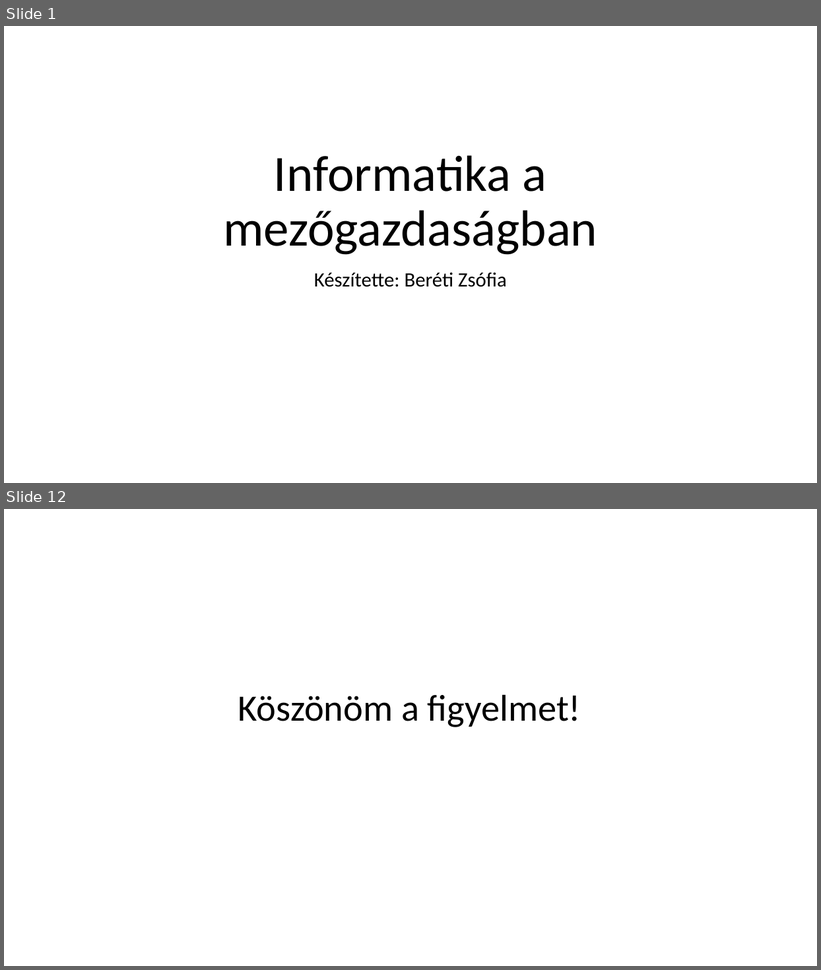
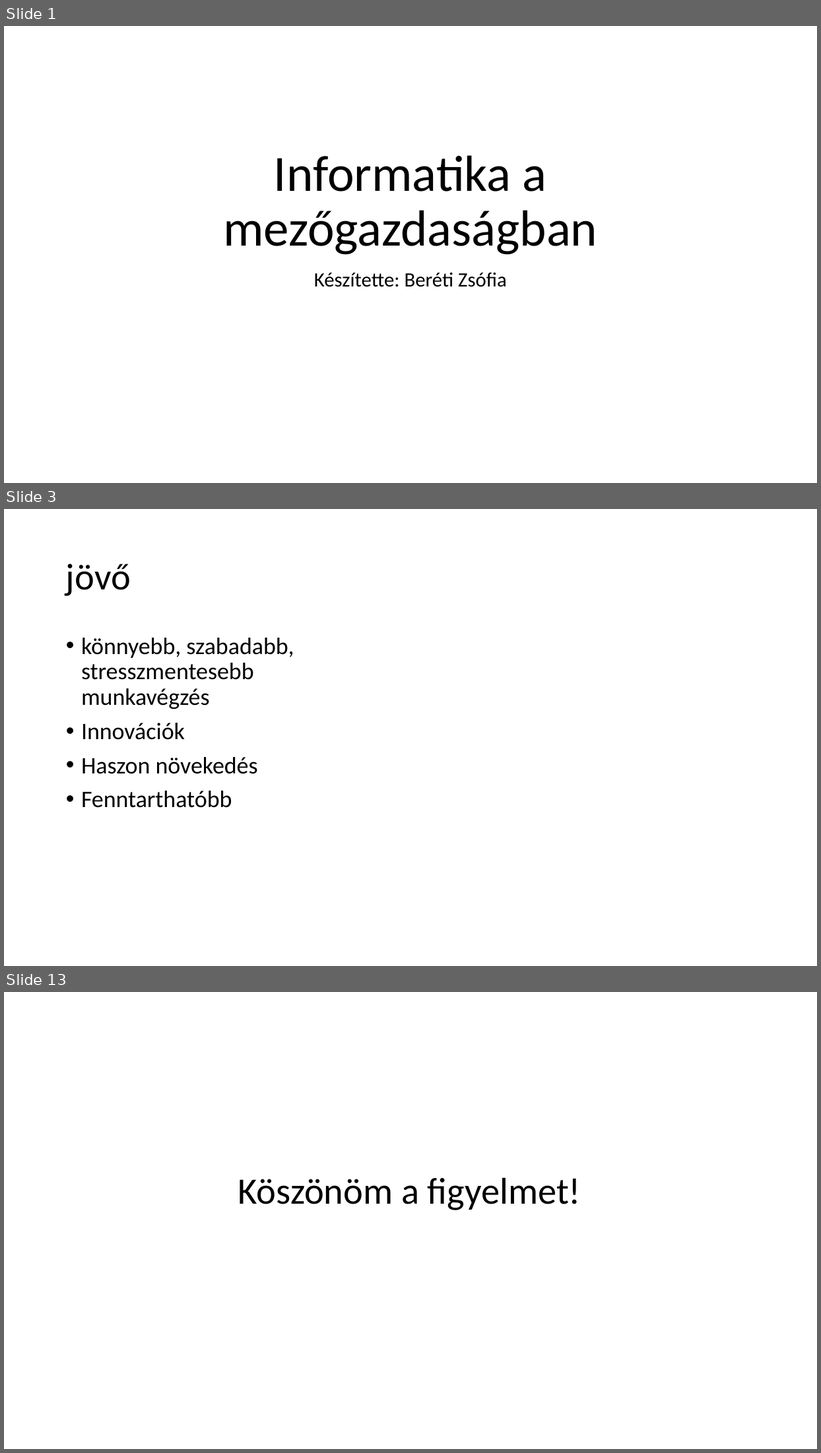
Before and after one commit to dzsofri/paprika, a slide deck: Informatika a mezőgazdaságban.pptx. Shown one above the other, each under a label of ours: slides 1 and 12 before the commit, slides 1, 3 and 13 after it; the slides between them are not shown. The pictures are 821x970 and 821x1453 pixels, drawn with LibreOffice and Linux fonts; fonts in the diff are those of the drawing. Boxes give left, top, right and bottom in pixels: in the first picture for what was removed or moved away, otherwise in the second. Text is boxed around its words. In the diff, an @@ line names an element or a change of style, - is before the commit and + after.

```diff
--- a/Informatika a mezőgazdaságban.pptx
+++ b/Informatika a mezőgazdaságban.pptx
@@ slide 3 added at [4,509,817,966], background #FFFFFF @@
@@ title added at [66,564,131,596], 44 pt, text #000000 @@
+jövő
@@ text added at [81,638,294,808], 28 pt, text #000000 @@
+• könnyebb, szabadabb, stresszmentesebb munkavégzés
+• Innovációk
+• Haszon növekedés
+• Fenntarthatóbb
@@ what was slide 12 is now slide 13 @@
```
Also in this commit, not shown: 4 slides changed, 6 other slides added, 6 slides removed.
